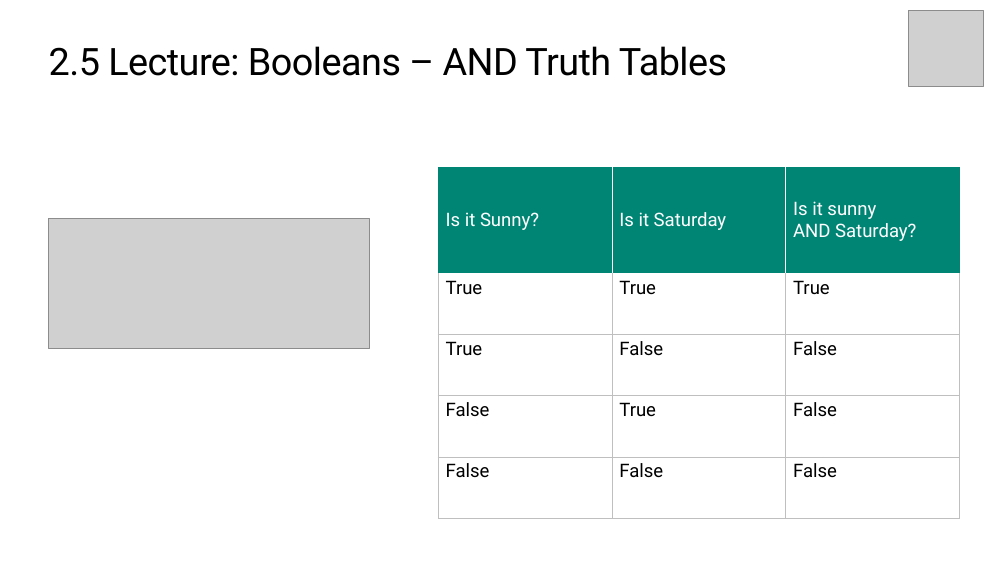
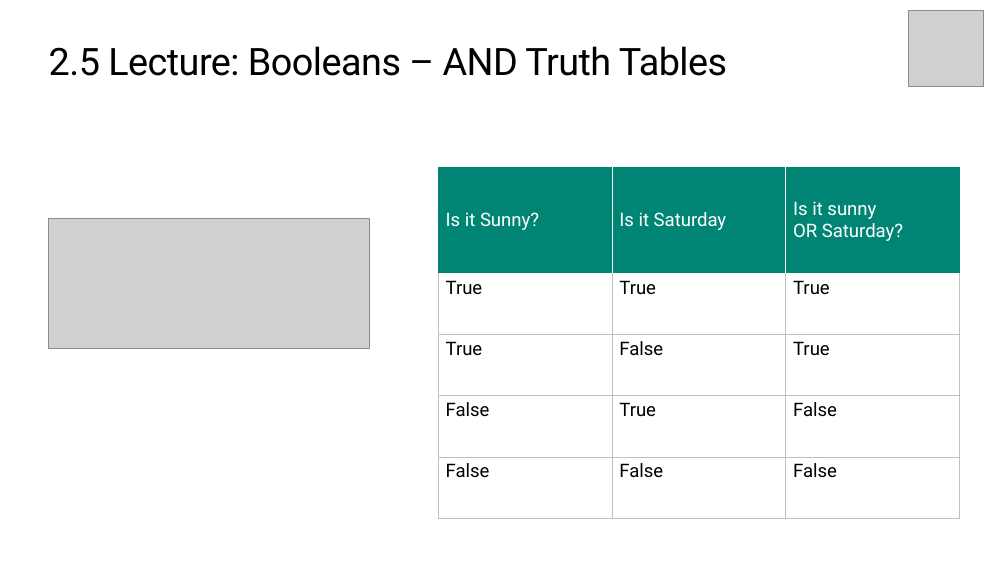
Before and after one commit to TEALSK12/introduction-to-computer-science, a slide deck: slide 9 of slidedecks/TEALS SNAP 2.5.pptx. Drawn at 1008x567 pixels with LibreOffice and Linux fonts; fonts in the diff are those of the drawing; grey boxes stand for pictures; background and template pictures are left out. Boxes give left, top, right and bottom in pixels: in the first picture for what was removed or moved away, otherwise in the second. Text is boxed around its words. In the diff, an @@ line names an element or a change of style, - is before the commit and + after.

Commit message:
Update Snap 2.5 Slide Deck

```diff
--- a/slidedecks/TEALS SNAP 2.5.pptx
+++ b/slidedecks/TEALS SNAP 2.5.pptx
@@ table at [439,168,960,519] @@
-row 1, column 3: Is it sunny AND Saturday?
+row 1, column 3: Is it sunny OR Saturday?
-row 3, column 3: False
+row 3, column 3: True
```
